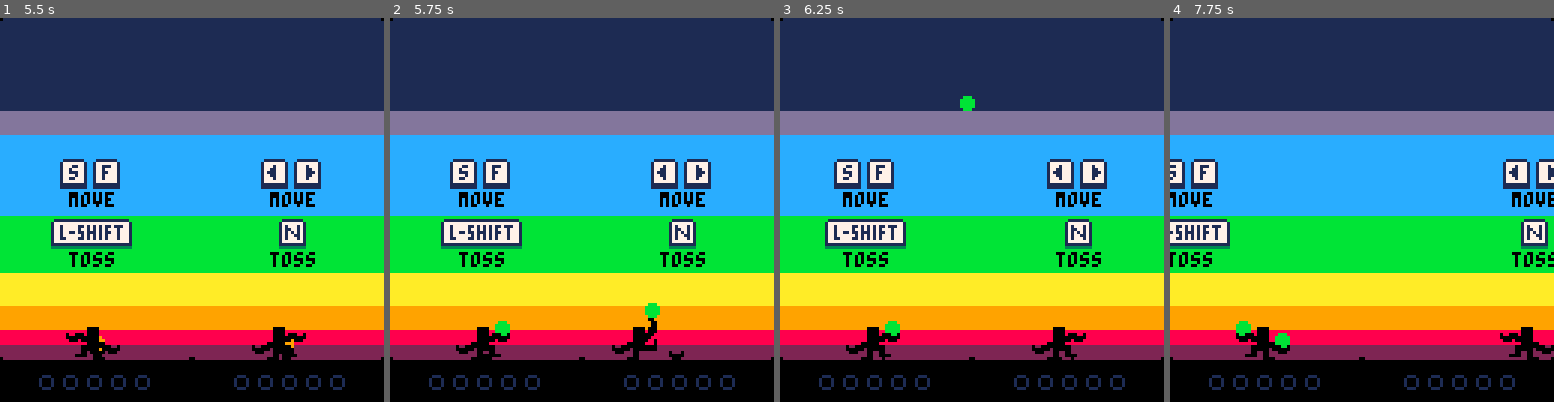
Above: before the commit, frames 1-4 (left to right).
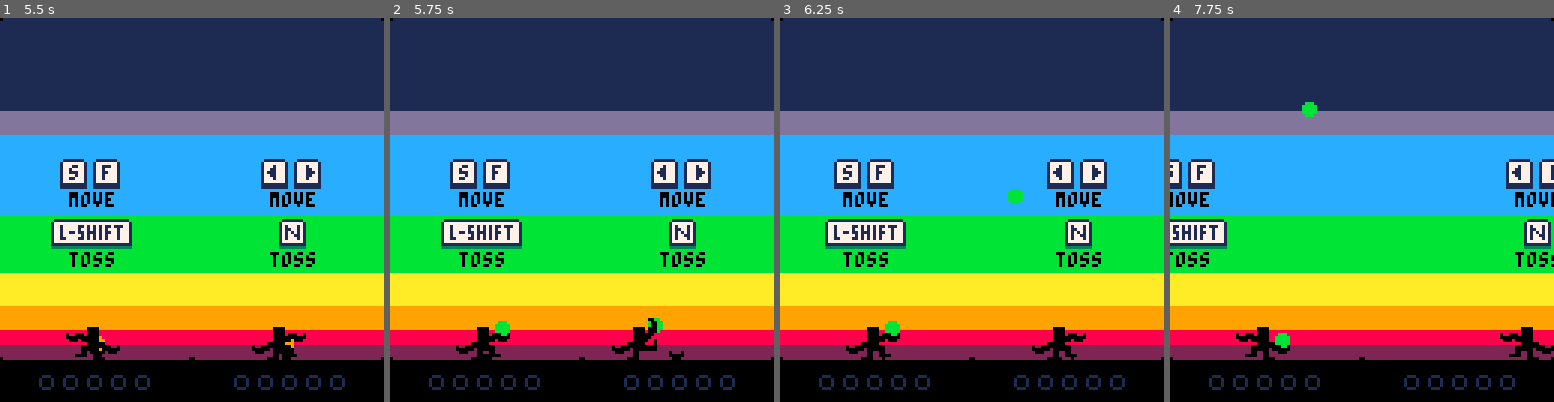
Above: after the commit, the same moments.

Repository: aylanonsense/juggle-panic
Game: PICO-8 cartridge cart.p8
Same seed, same stepped clock (60 frames per second), same inputs: the game is played once before the commit and once after it.
Inputs:
- Up to frame 1 (5.5 s): tap X (X key) at 0.33, 1.07, 1.85, 2.97, 4.08, 5.2 s; tap O (Z key) at 0.7, 1.7, 2.1, 2.5, 2.9, 3.3, 3.7, 4.1, 4.5, 4.9, 5.3 s; hold Right 1.6-2.1 s; hold Up 2.15-2.42 s; hold Right 2.47-3.03 s; hold Left 3.08-3.58 s; hold Down 3.63-3.97 s; hold Right 4.02-4.68 s; hold Up 4.73-5.03 s; hold Left from 5.08 s (still down)
- Up to frame 2 (5.75 s): release Left at 5.68 s; tap O (Z key) at 5.7 s; hold Down from 5.73 s (still down)
- Up to frame 3 (6.25 s): release Down at 6.03 s; hold Right from 6.08 s (still down); tap O (Z key) at 6.1 s
- Up to frame 4 (7.75 s): tap X (X key) at 6.32, 7.43 s; tap O (Z key) every 0.4 s from 6.5 to 7.7 s; release Right at 6.58 s; hold Right 6.63-7.13 s; hold Up 7.18-7.45 s; hold Right from 7.5 s (still down)

Frame 1 is identical in both runs. In frame 2, 0.2% of the frame differs, in the area x 66-72%, y 74-83%; in frame 3, 0.3%; in frame 4, 3.0%, in the area x 0-100%, y 21-83%.

Commit message:
Spawn a ball automatically every so often

Diff:
--- a/cart.p8
+++ b/cart.p8
@@ -13,9 +13,6 @@
 	picking up a ball when you throw a ball doesn't make the ball look offset
 
 rule changes
-	after each throw, all balls get faster
-		speed increases after throws, specifically
-	reset the speed meter when there are no balls
 	add a speed meter
 	make the speed and arc better (higher arc, speed makes more sense)
 	hitbox feels solid
@@ -35,6 +32,7 @@
 local screen_shake_frames
 local freeze_frames
 local frames_since_activity
+local frames_since_auto_spawn
 local next_player_spawn
 
 local buttons
@@ -70,7 +68,6 @@
 	if debug_mode then
 		reset_game()
 		camera_y=0
-		ball_speed=1.75
 	end
 end
 
@@ -111,14 +108,18 @@
 	-- gameplay code
 	if is_playing_game then
 		frames_since_activity=increment_counter(frames_since_activity)
+		frames_since_auto_spawn=increment_counter(frames_since_auto_spawn)
 		if scene_frame>150 and end_transition_frames<=0 then
 			-- spawn balls if there are none
 			if #balls<=0 then
+				ball_speed=max(0.7,ball_speed-0.5)
 				if ball_spawners[1].anim=="fall" then
 					ball_spawners[1].frames_to_spawn=1
+					frames_since_auto_spawn=0
 				end
 				if ball_spawners[2].anim=="fall" then
 					ball_spawners[2].frames_to_spawn=1
+					frames_since_auto_spawn=0
 				end
 				frames_since_activity=0
 			-- spawn balls if no plays are happening
@@ -137,19 +138,31 @@
 					if ball_spawners[next_player_spawn].anim=="fall" then
 						ball_spawners[next_player_spawn].frames_to_spawn=1
 						frames_since_activity=0
+						frames_since_auto_spawn=0
 					end
 					next_player_spawn=3-next_player_spawn
 				elseif num_left_balls<num_right_balls then
 					if ball_spawners[1].anim=="fall" then
 						ball_spawners[1].frames_to_spawn=1
 						frames_since_activity=0
+						frames_since_auto_spawn=0
 					end
 				else
 					if ball_spawners[2].anim=="fall" then
 						ball_spawners[2].frames_to_spawn=1
 						frames_since_activity=0
+						frames_since_auto_spawn=0
 					end
 				end
+			end
+			-- just spawn a ball automatically every so often, for funsies
+			if frames_since_auto_spawn>=400 then
+				if ball_spawners[next_player_spawn].anim=="fall" then
+					ball_spawners[next_player_spawn].frames_to_spawn=1
+					frames_since_activity=0
+				end
+				next_player_spawn=3-next_player_spawn
+				frames_since_auto_spawn=0
 			end
 		end
 		-- ending code
@@ -190,10 +203,6 @@
 		-- spawn a ball every so often
 		-- 	next_player_num_ball_spawn=3-next_player_num_ball_spawn
 		-- end
-		-- the balls speed up over time
-		if scene_frame%30==0 then
-			ball_speed=min(ball_speed+0.2,10)--1.75)
-		end
 		-- update all the ball spawners
 		local ball_spawner
 		for ball_spawner in all(ball_spawners) do
@@ -415,6 +424,8 @@
 		if throwing_hand then
 			local thrown_ball=self[throwing_hand]
 			thrown_ball.y=105
+			-- increase ball speed globally
+			ball_speed=min(ball_speed+0.2,10)
 			thrown_ball.ball_speed=ball_speed
 			thrown_ball.vy=-5*thrown_ball.ball_speed
 			thrown_ball.vx=ternary(self.player_num==1,1,-1)*thrown_ball.ball_speed
@@ -631,6 +642,7 @@
 	ball_speed=0.5
 	frames_since_activity=-100
 	next_player_spawn=1
+	frames_since_auto_spawn=0
 
 	-- reset the entities
 	players={}
